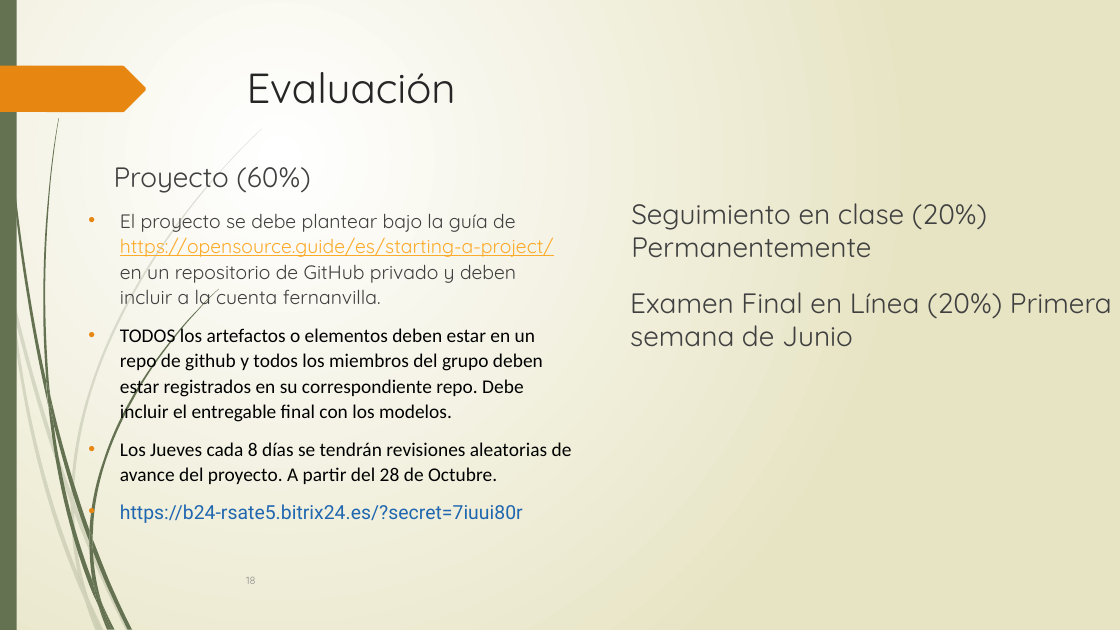
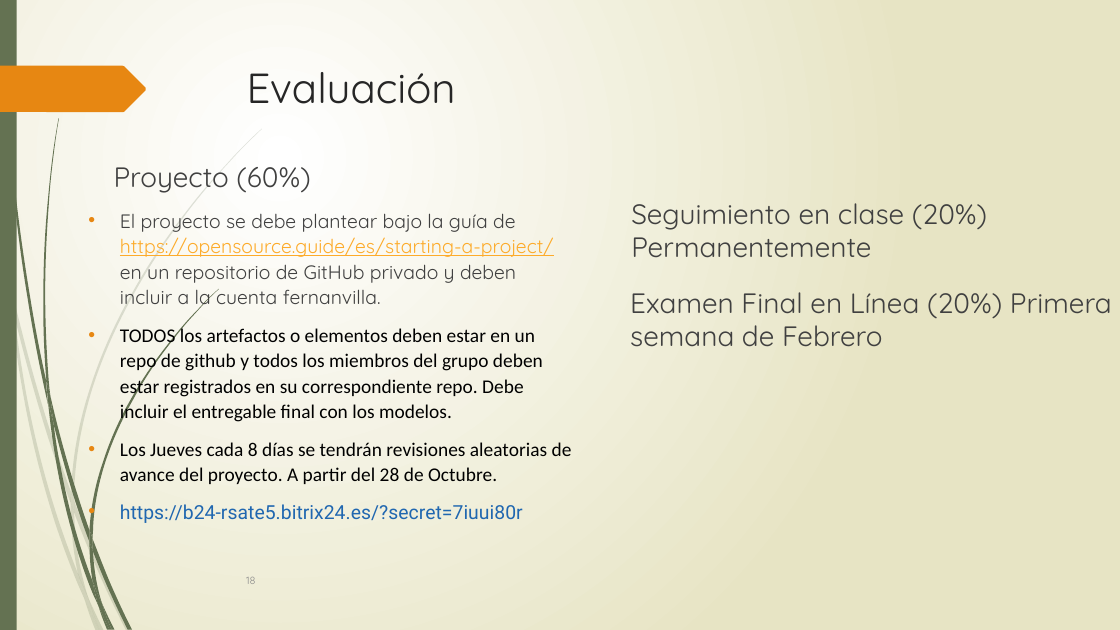
Before and after one commit to fernanvilla/UNALIS-2021-02, a slide deck: slide 18 of 2021.10.18_Sesion_01_Introducción_2021_2S.pptx. Drawn at 1120x630 pixels with LibreOffice and Linux fonts; fonts in the diff are those of the drawing. Boxes give left, top, right and bottom in pixels: in the first picture for what was removed or moved away, otherwise in the second. Text is boxed around its words. In the diff, an @@ line names an element or a change of style, - is before the commit and + after.

```diff
--- a/2021.10.18_Sesion_01_Introducción_2021_2S.pptx
+++ b/2021.10.18_Sesion_01_Introducción_2021_2S.pptx
@@ text at (630,292,1112,347): text changed @@
-Examen Final en Línea (20%) Primera semana de Junio
+Examen Final en Línea (20%) Primera semana de Febrero
```
